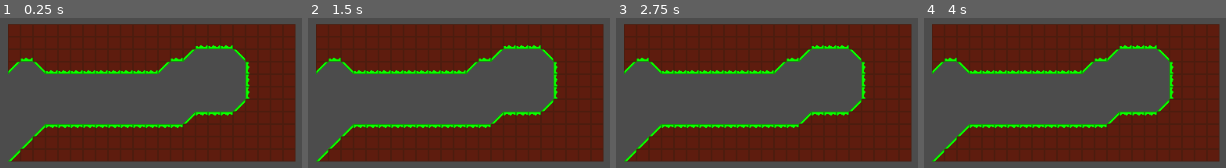
Above: before the commit, frames 1-4 (left to right).
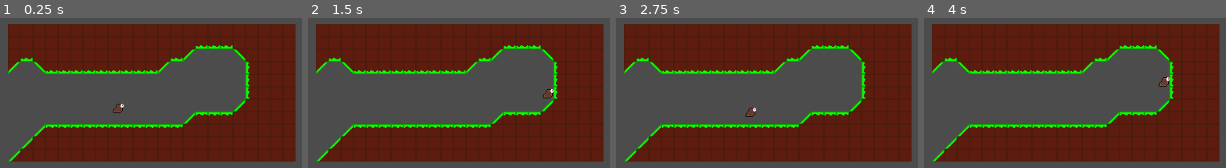
Above: after the commit, the same moments.

Repository: Shoter99/GameJamFirst
Game: Godot game, scene res://enviroment/level prefab/Level test.tscn
Same seed, same stepped clock (60 frames per second), same inputs: the game is played once before the commit and once after it. Before the commit the project has no main scene; this scene is started directly in both runs.
Inputs:
- Up to frame 1 (0.25 s): no input
- Up to frame 2 (1.5 s): tap Enter at 0.5 s; hold Right (move_right, bound only after the commit) from 0.53 s (still down); tap Shift (Slide, bound only after the commit) at 0.6 s; tap Space (jump, bound only after the commit) at 0.77, 0.8, 1.07, 1.25, 1.35 s
- Up to frame 3 (2.75 s): tap Space (jump, bound only after the commit) at 1.52, 1.82, 2.3 s; tap Shift (Slide, bound only after the commit) at 1.55, 2.1 s; tap Enter at 2 s; release Right (move_right, bound only after the commit) at 2.03 s; hold Left (move_left, bound only after the commit) from 2.03 s (still down)
- Up to frame 4 (4 s): tap Space (jump, bound only after the commit) at 2.75, 3.02, 3.32, 3.6, 3.77 s; release Left (move_left, bound only after the commit) at 2.78 s; hold Right (move_right, bound only after the commit) from 2.78 s (still down); tap Shift (Slide, bound only after the commit) at 2.85 s

The runs differ from the first frame. In frame 1, 0.2% of the frame differs, in the area x 37-42%, y 57-64%; in frame 2, 0.2%; in frame 3, 0.2%; in frame 4, 0.2%, in the area x 77-82%, y 39-46%.

Commit message:
Added player

Diff:
--- a/Player/KinematicBody2D.gd
+++ b/Player/KinematicBody2D.gd
@@ -4,6 +4,7 @@
 export var speed : int = 150
 export var jumpSpeed : int = -300
 export var gravity : int = 400
+export var slideSpeed : int = 300
 var isSliding : bool = false
 var isJumping : bool = false
 var velocity = Vector2()
@@ -26,10 +27,10 @@
 		print ('debug')
 		if velocity.x == speed:
 			isSliding = true
-			velocity.x = 450
+			velocity.x = slideSpeed
 		if velocity.x == -speed:
 			isSliding = true
-			velocity.x = - 450
+			velocity.x = - slideSpeed
 	if Input.is_action_just_released("Slide"):
 		print ('debug')
 		isSliding = false
--- a/enviroment/level prefab/Level test.tscn
+++ b/enviroment/level prefab/Level test.tscn
@@ -1,5 +1,6 @@
-[gd_scene load_steps=12 format=2]
-
+[gd_scene load_steps=13 format=2]
+
+[ext_resource path="res://Player/Player.tscn" type="PackedScene" id=1]
 [ext_resource path="res://enviroment/blocks.png" type="Texture" id=2]
 
 [sub_resource type="ConvexPolygonShape2D" id=3]
@@ -227,3 +228,7 @@
 cell_size = Vector2( 16, 16 )
 format = 1
 tile_data = PoolIntArray( 851986, 9, 0, 851987, 9, 0, 851988, 9, 0, 851989, 9, 0, 851990, 9, 0, 851991, 9, 0, 851992, 9 …(2391 unchanged characters)…
+
+[node name="KinematicBody2D" parent="." instance=ExtResource( 1 )]
+position = Vector2( 429, 303 )
+speed = 200
--- a/project.godot
+++ b/project.godot
@@ -21,6 +21,7 @@
 [application]
 
 config/name="GameJamFirst"
+run/main_scene="res://enviroment/level prefab/Level test.tscn"
 config/icon="res://icon.png"
 
 [importer_defaults]
@@ -47,6 +48,29 @@
 "svg/scale": 1.0
 }
 
+[input]
+
+move_right={
+"deadzone": 0.5,
+"events": [ Object(InputEventKey,"resource_local_to_scene":false,"resource_name":"","device":0,"alt":false,"shift":false,"control":false,"meta":false,"command":false,"pressed":false,"scancode":16777233,"physical_scancode":0,"unicode":0,"echo":false,"script":null)
+ ]
+}
+move_left={
+"deadzone": 0.5,
+"events": [ Object(InputEventKey,"resource_local_to_scene":false,"resource_name":"","device":0,"alt":false,"shift":false,"control":false,"meta":false,"command":false,"pressed":false,"scancode":16777231,"physical_scancode":0,"unicode":0,"echo":false,"script":null)
+ ]
+}
+Slide={
+"deadzone": 0.5,
+"events": [ Object(InputEventKey,"resource_local_to_scene":false,"resource_name":"","device":0,"alt":false,"shift":false,"control":false,"meta":false,"command":false,"pressed":false,"scancode":16777237,"physical_scancode":0,"unicode":0,"echo":false,"script":null)
+ ]
+}
+jump={
+"deadzone": 0.5,
+"events": [ Object(InputEventKey,"resource_local_to_scene":false,"resource_name":"","device":0,"alt":false,"shift":false,"control":false,"meta":false,"command":false,"pressed":false,"scancode":32,"physical_scancode":0,"unicode":0,"echo":false,"script":null)
+ ]
+}
+
 [physics]
 
 common/enable_pause_aware_picking=true
